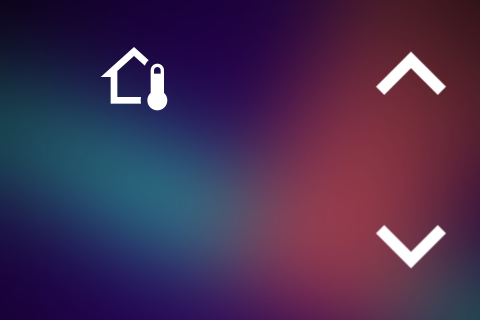
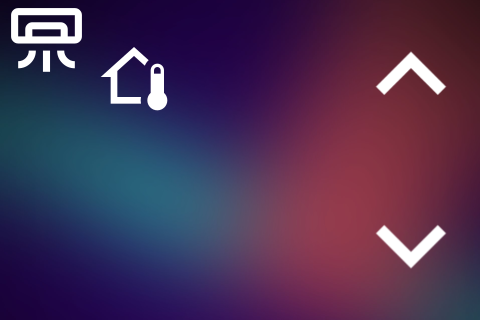
Layered file, before and after one edit (480×320). Changes by layer:
added layer "climate-mini-split-outline.svg" above "home-thermometer-outline(1).png" over [11, 8, 82, 72]
